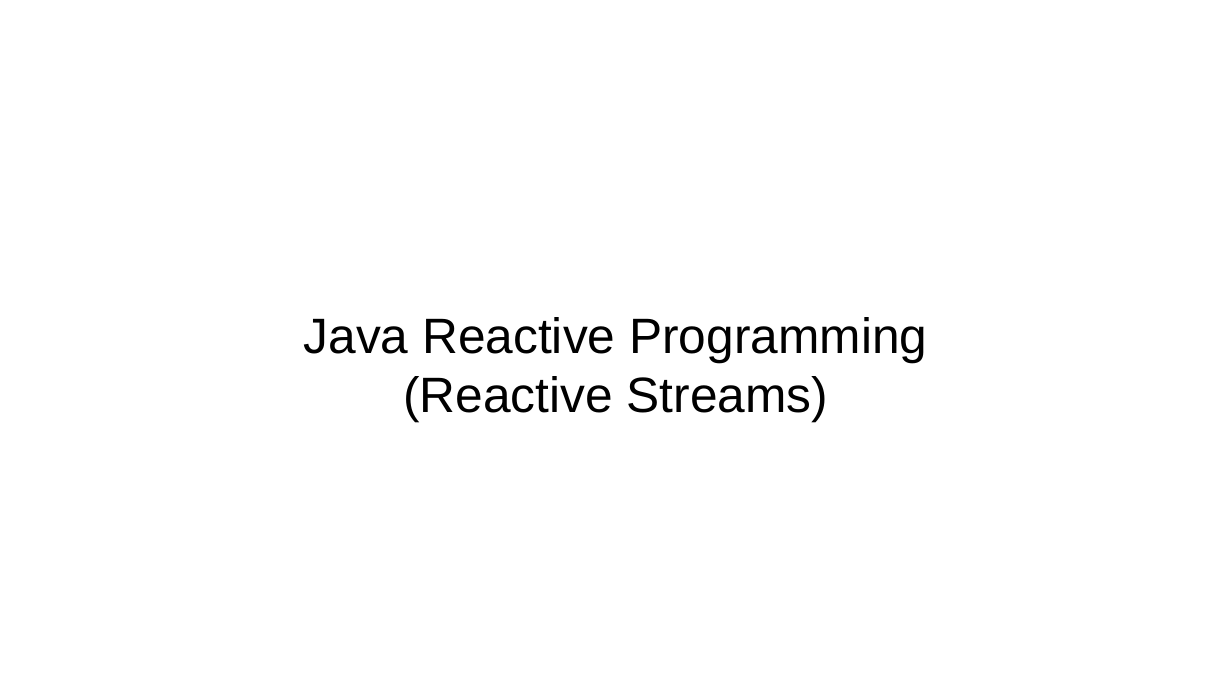
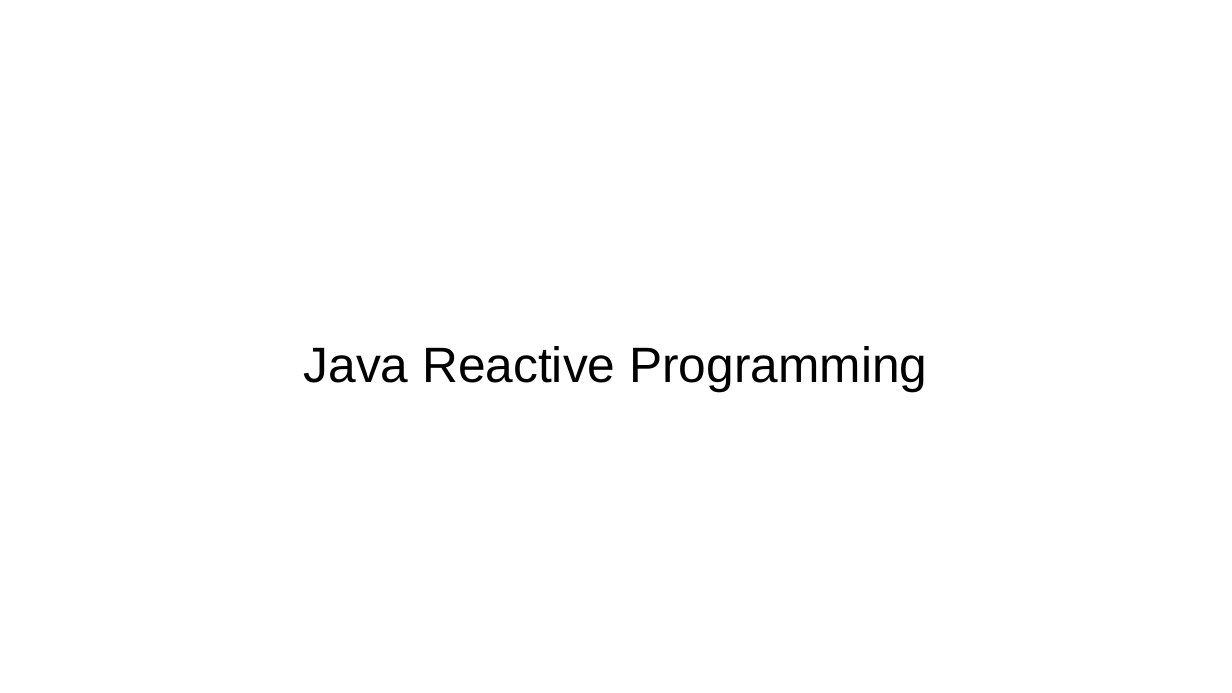
Before and after one commit to piotrskawinski/reactive-demo, a slide deck: slide 1 of docs/Reactive programming.odp. Drawn at 1232x693 pixels with LibreOffice and Linux fonts; fonts in the diff are those of the drawing. Boxes give left, top, right and bottom in pixels: in the first picture for what was removed or moved away, otherwise in the second. Text is boxed around its words. In the diff, an @@ line names an element or a change of style, - is before the commit and + after.

```diff
--- a/docs/Reactive programming.odp
+++ b/docs/Reactive programming.odp
@@ subtitle at (403,376,828,422): paragraph removed @@
-(Reactive Streams)
```
Also in this commit, not shown: 7 other slides changed, 1 slide added, 3 other files.
